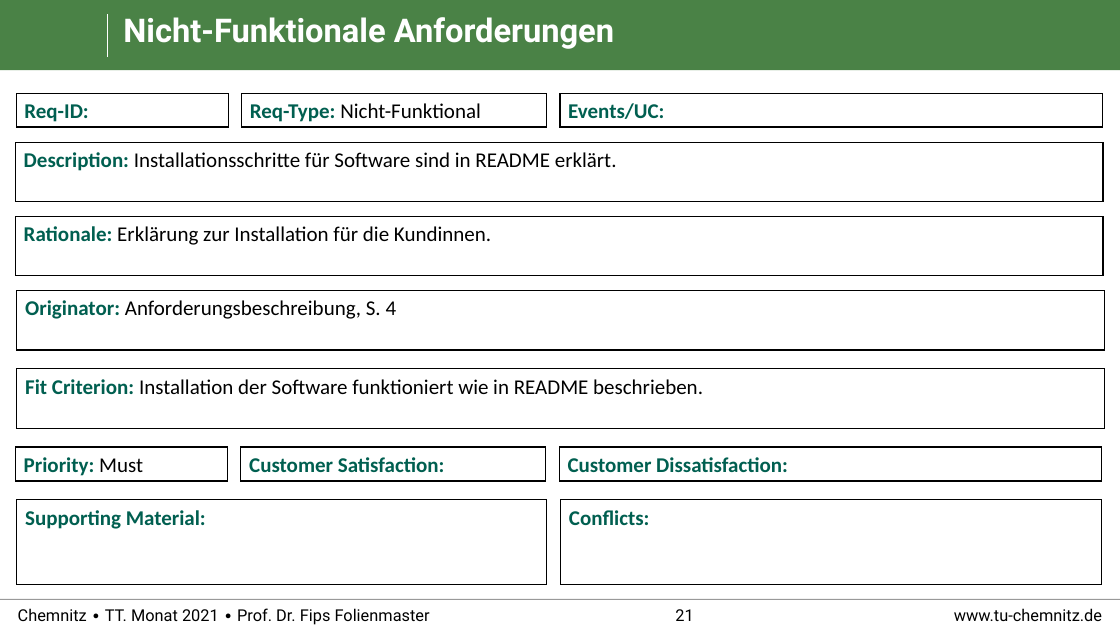
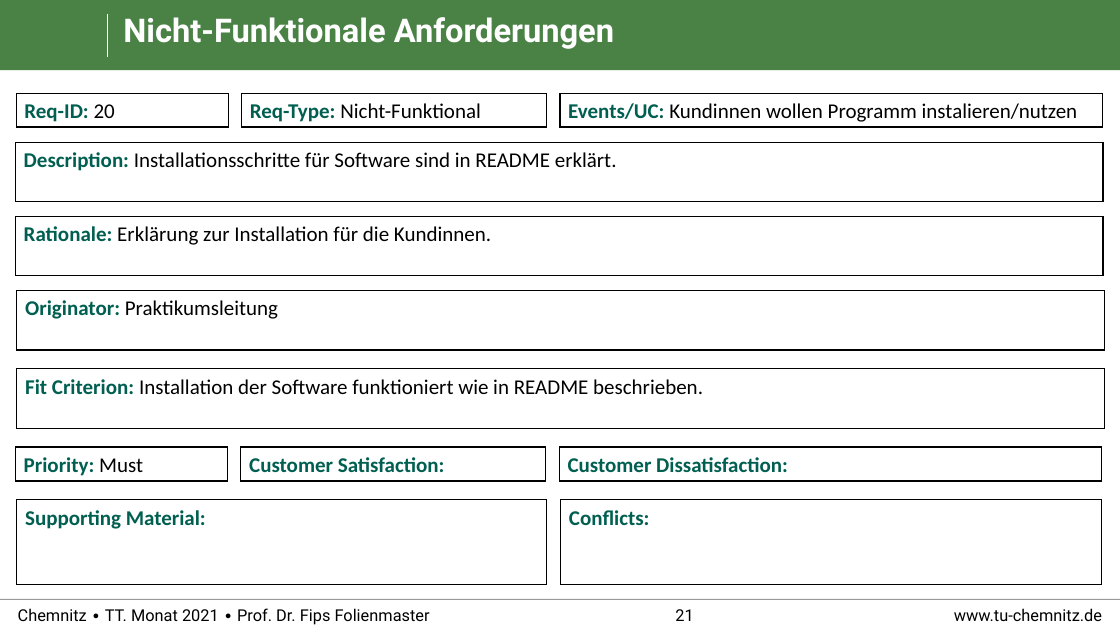
Before and after one commit to RealBiggerBo/Softwaretechnik, a slide deck: slide 21 of SnowCards_Requirements.pptx. Drawn at 1120x630 pixels with LibreOffice and Linux fonts; fonts in the diff are those of the drawing; background and template pictures are left out. Boxes give left, top, right and bottom in pixels: in the first picture for what was removed or moved away, otherwise in the second. Text is boxed around its words. In the diff, an @@ line names an element or a change of style, - is before the commit and + after.

```diff
--- a/SnowCards_Requirements.pptx
+++ b/SnowCards_Requirements.pptx
@@ text in rectangle at (24,104,115,122): text changed @@
-Req-ID:
+Req-ID: 20
@@ text in rectangle at (568,103,1078,122): text changed; text colour #005F50 to #000000; bold off @@
-Events/UC:
+Events/UC: Kundinnen wollen Programm instalieren/nutzen
@@ text in rectangle at (25,300,278,319): text changed @@
-Originator: Anforderungsbeschreibung, S. 4
+Originator: Praktikumsleitung
```
Also in this commit, not shown: 25 other slides changed, 1 slide removed.
